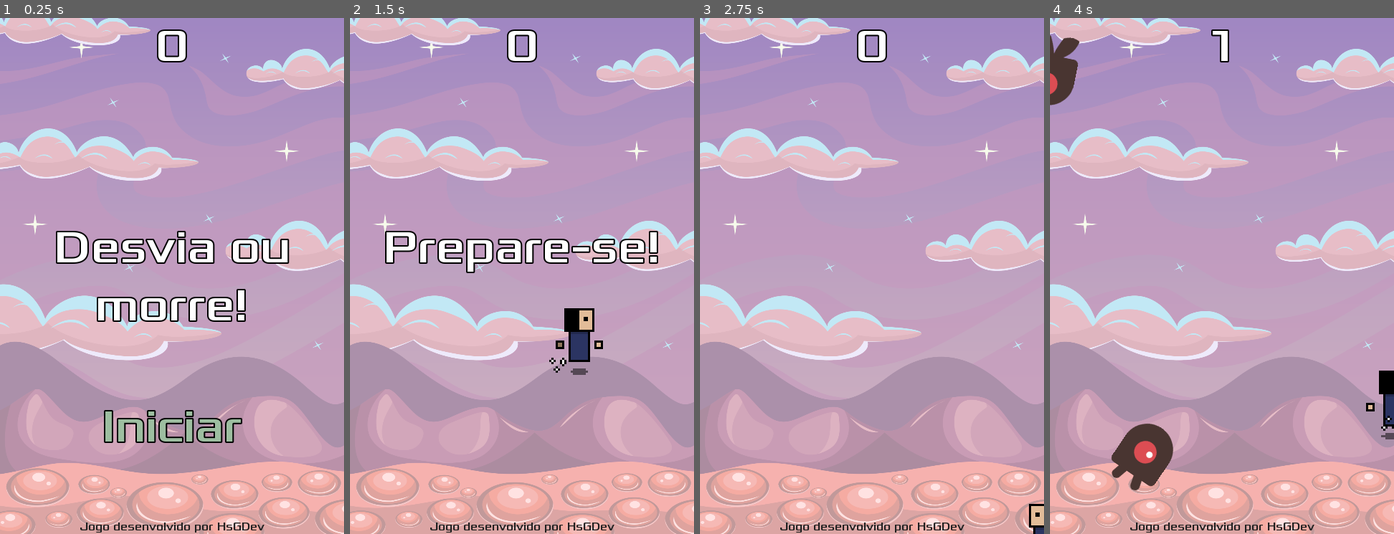
Above: before the commit, frames 1-4 (left to right).
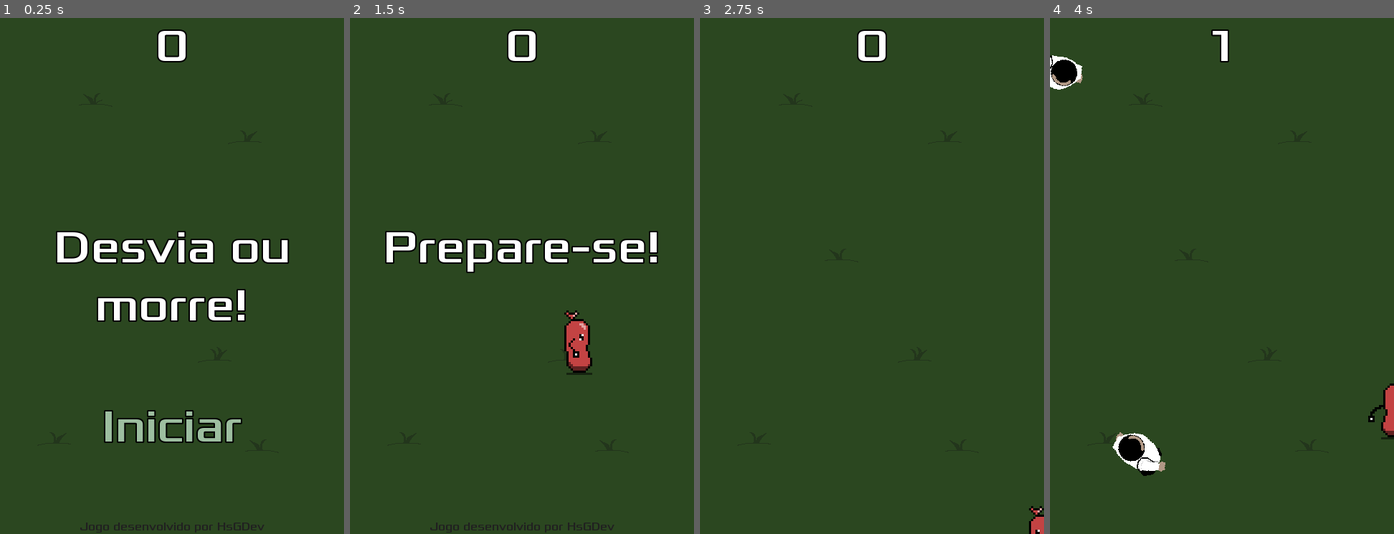
Above: after the commit, the same moments.

Repository: henriquesoaresg2/Gitteste
Game: Godot game, scene res://Main.tscn
Two runs of this game, one before a commit and one after it. Both use one fixed random seed, a clock stepped at 60 frames per second and the inputs below.
Inputs:
- Up to frame 1 (0.25 s): no input
- Up to frame 2 (1.5 s): click "Iniciar" at 0.5 s; tap Enter at 1.25 s; hold Right (ui_right) from 1.28 s (still down)
- Up to frame 3 (2.75 s): release Right (ui_right) at 2.03 s; hold Down (ui_down) from 2.03 s (still down)
- Up to frame 4 (4 s): release Down (ui_down) at 2.78 s; hold Right (ui_right) 2.78-3.53 s; hold Up (ui_up) from 3.53 s (still down)

The runs differ from the first frame. In frame 1, 94% of the frame differs, in the area x 0-100%, y 0-100%; in frame 2, 97%; in frame 3, 100%; in frame 4, 100%.

Commit message:
Troca de artes para criações próprias

Diff:
--- a/DesviaTudo/HUD.gd
+++ b/DesviaTudo/HUD.gd
@@ -15,6 +15,7 @@
 	yield($MessageTimer, "timeout") # Espera ate terminar o contador do MessageTimer.
 	$Message.text = "Desvia ou\nmorre!"
 	$Message.show()
+	$Credits.show()
 	yield(get_tree().create_timer(1), "timeout") #Realiza mesmo efeito de one-shot no timer e espera terminar
 	$StartButton.show()
 
@@ -27,3 +28,4 @@
 
 func _on_MessageTimer_timeout():
 	$Message.hide()
+	$Credits.hide()
--- a/DesviaTudo/Main.gd
+++ b/DesviaTudo/Main.gd
@@ -11,8 +11,8 @@
 	$MobTimer.stop()
 	$HUD.show_game_over()
 	get_tree().call_group("mobs", "queue_free")
-	#$Music.stop()
-	#$DeathSound.play()
+	$Music.stop()
+	$DeathSound.play()
 
 func new_game():
 	score = 0
@@ -20,7 +20,7 @@
 	$StartTimer.start()
 	$HUD.update_score(score)
 	$HUD.show_message("Prepare-se!")
-	#$Music.play()
+	$Music.play()
 
 func _on_StartTimer_timeout():
 	$MobTimer.start()
--- a/DesviaTudo/Main.tscn
+++ b/DesviaTudo/Main.tscn
@@ -7,12 +7,13 @@
 [ext_resource path="res://dodge_assets/art/House In a Forest Loop.ogg" type="AudioStream" id=5]
 [ext_resource path="res://dodge_assets/art/gameover.wav" type="AudioStream" id=6]
 [ext_resource path="res://dodge_assets/art/background1.png" type="Texture" id=7]
+[ext_resource path="res://dodge_assets/art/GrassBG.png" type="Texture" id=8]
 
-[sub_resource type="VisualShaderNodeScalarConstant" id=2]
+[sub_resource type="VisualShaderNodeScalarConstant" id=1]
 output_port_for_preview = 0
 constant = 0.5
 
-[sub_resource type="VisualShader" id=3]
+[sub_resource type="VisualShader" id=2]
 code = "shader_type canvas_item;
 
 
@@ -59,7 +60,7 @@
 [node name="background" type="TextureRect" parent="."]
 anchor_right = 1.0
 anchor_bottom = 1.0
-texture = ExtResource( 7 )
+texture = ExtResource( 8 )
 expand = true
 stretch_mode = 1
 __meta__ = {
@@ -67,7 +68,8 @@
 }
 
 [node name="backgroundShader" type="TextureRect" parent="."]
-material = SubResource( 4 )
+visible = false
+material = SubResource( 3 )
 anchor_right = 1.0
 anchor_bottom = 1.0
 texture = ExtResource( 7 )
--- a/DesviaTudo/Mob.tscn
+++ b/DesviaTudo/Mob.tscn
@@ -1,34 +1,24 @@
 [gd_scene load_steps=10 format=2]
 
 [ext_resource path="res://Mob.gd" type="Script" id=1]
-[ext_resource path="res://dodge_assets/art/enemyWalking_2.png" type="Texture" id=2]
-[ext_resource path="res://dodge_assets/art/enemyFlyingAlt_1.png" type="Texture" id=3]
-[ext_resource path="res://dodge_assets/art/enemyFlyingAlt_2.png" type="Texture" id=4]
-[ext_resource path="res://dodge_assets/art/enemySwimming_1.png" type="Texture" id=5]
-[ext_resource path="res://dodge_assets/art/enemySwimming_2.png" type="Texture" id=6]
-[ext_resource path="res://dodge_assets/art/enemyWalking_1.png" type="Texture" id=7]
+[ext_resource path="res://dodge_assets/art/ManWalking/sprite_5.png" type="Texture" id=8]
+[ext_resource path="res://dodge_assets/art/ManWalking/sprite_4.png" type="Texture" id=9]
+[ext_resource path="res://dodge_assets/art/ManWalking/sprite_1.png" type="Texture" id=10]
+[ext_resource path="res://dodge_assets/art/ManWalking/sprite_2.png" type="Texture" id=11]
+[ext_resource path="res://dodge_assets/art/ManWalking/sprite_0.png" type="Texture" id=12]
+[ext_resource path="res://dodge_assets/art/ManWalking/sprite_3.png" type="Texture" id=13]
 
 [sub_resource type="SpriteFrames" id=1]
 animations = [ {
-"frames": [ ExtResource( 7 ), ExtResource( 2 ) ],
+"frames": [ ExtResource( 12 ), ExtResource( 10 ), ExtResource( 11 ), ExtResource( 13 ), ExtResource( 9 ), ExtResource( 8 ) ],
 "loop": true,
-"name": "walk",
-"speed": 3.0
-}, {
-"frames": [ ExtResource( 3 ), ExtResource( 4 ) ],
-"loop": true,
-"name": "fly",
-"speed": 3.0
-}, {
-"frames": [ ExtResource( 5 ), ExtResource( 6 ) ],
-"loop": true,
-"name": "swim",
-"speed": 3.0
+"name": "man",
+"speed": 7.0
 } ]
 
 [sub_resource type="CapsuleShape2D" id=2]
-radius = 26.428
-height = 8.3593
+radius = 21.6788
+height = 13.7399
 
 [node name="Mob" type="RigidBody2D" groups=[
 "mobs",
@@ -43,12 +33,13 @@
 [node name="AnimatedSprite" type="AnimatedSprite" parent="."]
 scale = Vector2( 0.75, 0.75 )
 frames = SubResource( 1 )
-animation = "walk"
-frame = 1
+animation = "man"
+frame = 2
 playing = true
+flip_h = true
 
 [node name="CollisionShape2D" type="CollisionShape2D" parent="."]
-rotation = 1.5708
+position = Vector2( 0, -7 )
 shape = SubResource( 2 )
 
 [node name="VisibilityNotifier2D" type="VisibilityNotifier2D" parent="."]
--- a/DesviaTudo/Player.gd
+++ b/DesviaTudo/Player.gd
@@ -4,7 +4,7 @@
 
 export var speed = 400 #(pixels/sec)
 var character = ["man", "salsicha"]#:String setget definePersonagem, pegaPersonagem # Para futuras implementacoes de alteracao de personagens...
-var characterSelected = "man"
+var characterSelected = "salsicha"
 var screen_size
 var character_shape
 var n= 0
Not shown: 2 places in DesviaTudo/HUD.tscn that only renumber resources
Not shown: 3 places in DesviaTudo/Main.tscn that only renumber resources
Binary file added: DesviaTudo/dodge_assets/art/GrassBG.png
Not shown, added: DesviaTudo/dodge_assets/art/GrassBG.png.import
Binary file added: DesviaTudo/dodge_assets/art/ManWalking/sprite_0.png
Not shown, added: DesviaTudo/dodge_assets/art/ManWalking/sprite_0.png.import
Binary file added: DesviaTudo/dodge_assets/art/ManWalking/sprite_1.png
Not shown, added: DesviaTudo/dodge_assets/art/ManWalking/sprite_1.png.import
Binary file added: DesviaTudo/dodge_assets/art/ManWalking/sprite_2.png
Not shown, added: DesviaTudo/dodge_assets/art/ManWalking/sprite_2.png.import
Binary file added: DesviaTudo/dodge_assets/art/ManWalking/sprite_3.png
Not shown, added: DesviaTudo/dodge_assets/art/ManWalking/sprite_3.png.import
(and 6 more such lines)
